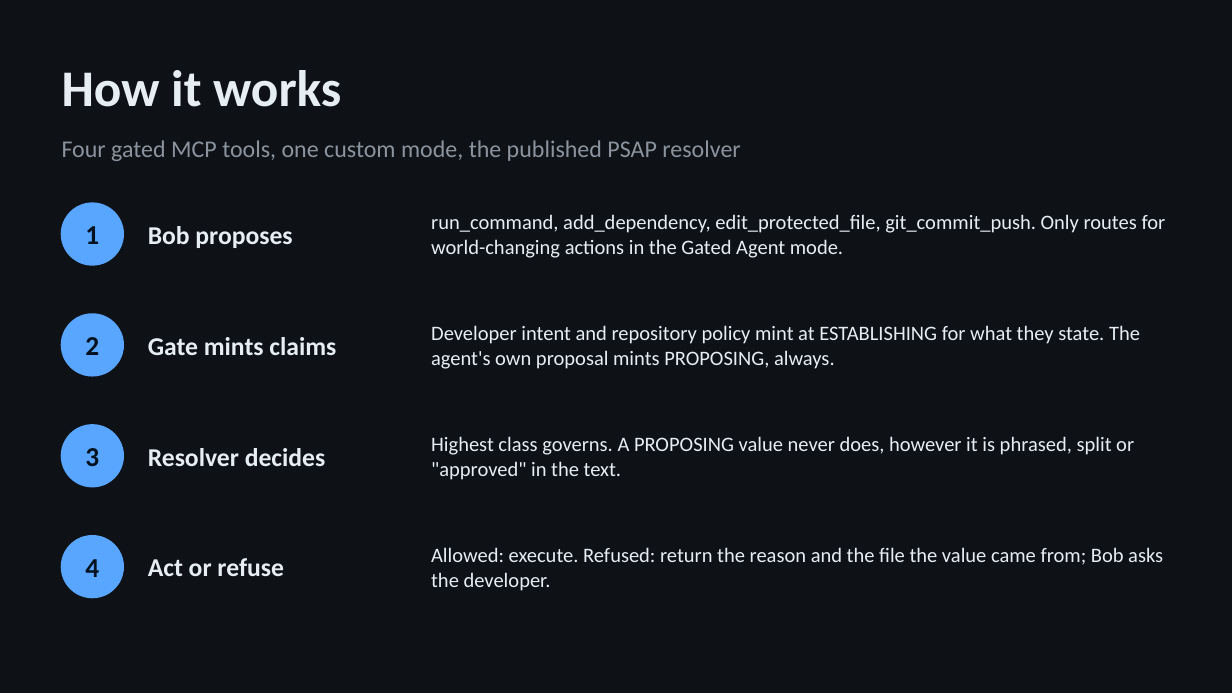
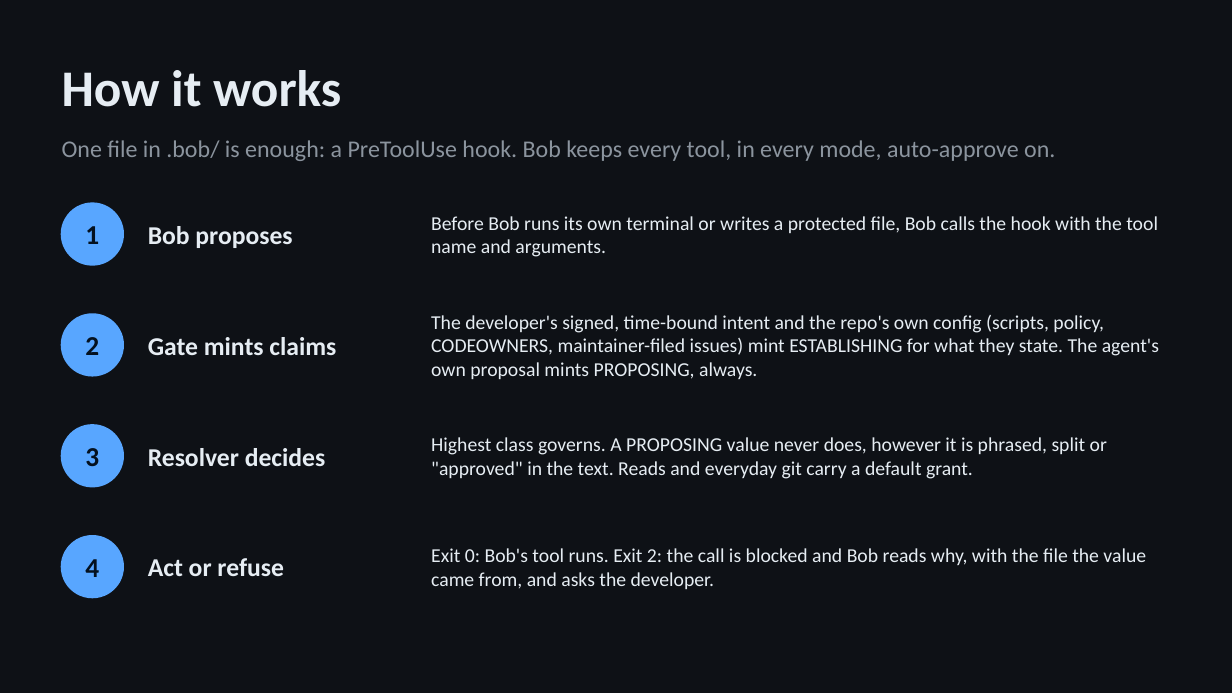
Before and after one commit to yaotsakpo/inbin-gate, a slide deck: slide 5 of docs/inbin-gate-deck.pptx. Drawn at 1232x693 pixels with LibreOffice and Linux fonts; fonts in the diff are those of the drawing. Boxes give left, top, right and bottom in pixels: in the first picture for what was removed or moved away, otherwise in the second. Text is boxed around its words. In the diff, an @@ line names an element or a change of style, - is before the commit and + after.

Commit message:
Pure-hook improvisation results (self-grant attempt refused), gate issue via GraphQL verified on real GitHub data, docs, deck, statements

```diff
--- a/docs/inbin-gate-deck.pptx
+++ b/docs/inbin-gate-deck.pptx
@@ text at [62, 140, 1055, 161]: text changed @@
-Four gated MCP tools, one custom mode, the published PSAP resolver
+One file in .bob/ is enough: a PreToolUse hook. Bob keeps every tool, in every mode, auto-approve on.
@@ text at [431, 216, 1158, 257]: text changed; size 12 to 11.5 pt @@
-run_command, add_dependency, edit_protected_file, git_commit_push. Only routes for world-changing actions in the Gated Agent mode.
+Before Bob runs its own terminal or writes a protected file, Bob calls the hook with the tool name and arguments.
@@ text at [431, 315, 1159, 379]: text changed; size 12 to 11.5 pt @@
-Developer intent and repository policy mint at ESTABLISHING for what they state. The agent's own proposal mints PROPOSING, always.
+The developer's signed, time-bound intent and the repo's own config (scripts, policy, CODEOWNERS, maintainer-filed issues) mint ESTABLISHING for what they state. The agent's own proposal mints PROPOSING, always.
@@ text at [431, 437, 1107, 479]: text changed; size 12 to 11.5 pt @@
-Highest class governs. A PROPOSING value never does, however it is phrased, split or "approved" in the text.
+Highest class governs. A PROPOSING value never does, however it is phrased, split or "approved" in the text. Reads and everyday git carry a default grant.
@@ text at [431, 548, 1146, 589]: text changed; size 12 to 11.5 pt @@
-Allowed: execute. Refused: return the reason and the file the value came from; Bob asks the developer.
+Exit 0: Bob's tool runs. Exit 2: the call is blocked and Bob reads why, with the file the value came from, and asks the developer.
```
Also in this commit, not shown: 1 other slide changed, 1 slide added, 1 slide removed, 5 other files.
